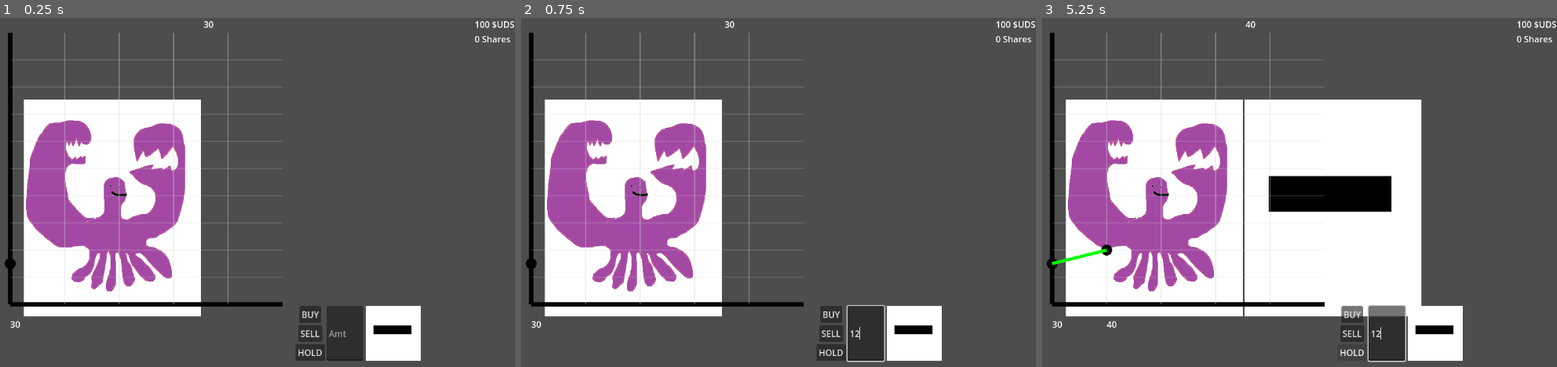
Above: before the commit, frames 1-3 (left to right).
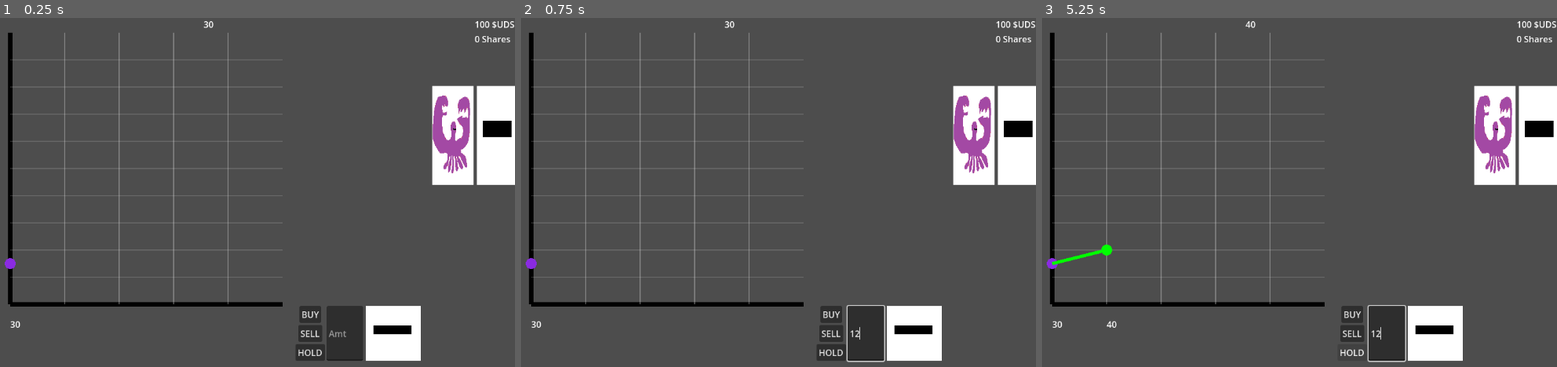
Above: after the commit, the same moments.

Repository: absentnot/GGJ-25
Game: Godot game, scene res://scenes/main.tscn
Same seed, same stepped clock (60 frames per second), same inputs: the game is played once before the commit and once after it.
Inputs (mouse positions are in pixels of both pictures, inside the frame that each line leads up to):
- Up to frame 1 (0.25 s): no input
- Up to frame 2 (0.75 s): click (866, 332) at 0.52 s; type "12" at 0.6 s
- Up to frame 3 (5.25 s): click "BUY" at 1.25 s; click "SELL" at 2 s; click "HOLD" at 2.75 s; click "BUY" at 3.5 s; click "SELL" at 4.25 s; click "HOLD" at 5 s

The runs differ from the first frame. In frame 1, 26% of the frame differs, in the area x 0-100%, y 19-86%; in frame 2, 26%; in frame 3, 47%.

Commit message:
Crab reasonably placed

Diff:
--- a/scenes/roundThree.tscn
+++ b/scenes/roundThree.tscn
@@ -11,13 +11,15 @@
 script = ExtResource("1_skeiq")
 
 [node name="VBoxContainer" type="VBoxContainer" parent="."]
-offset_left = 250.0
-offset_top = 150.0
-offset_right = 464.0
-offset_bottom = 519.0
-scale = Vector2(0.880002, 1.08)
+offset_left = 1000.0
+offset_top = 125.0
+offset_right = 1100.0
+offset_bottom = 225.0
+scale = Vector2(1.52286, 3.64)
+size_flags_horizontal = 4
+size_flags_vertical = 4
 
 [node name="SenShellstrong" type="HBoxContainer" parent="VBoxContainer"]
+custom_minimum_size = Vector2(0, 50)
 layout_mode = 2
-size_flags_vertical = 3
 script = ExtResource("2_8sk8o")
--- a/scripts/agents/agent.gd
+++ b/scripts/agents/agent.gd
@@ -11,10 +11,10 @@
 	add_to_group("AgentGroup")
 	var sprite = TextureRect.new()
 	sprite.set_texture(load("res://assets/" + spriteName))
-	sprite.set_stretch_mode(TextureRect.STRETCH_SCALE)
 	sprite.set_expand_mode(TextureRect.EXPAND_FIT_WIDTH)
 	add_child(sprite)
 	orderVisualizer = OrderVisualizer.new()
+	orderVisualizer.updateOrder(Order.OrderType.HOLD)
 	add_child(orderVisualizer)
 
 # Called every frame. 'delta' is the elapsed time since the previous frame.
--- a/scripts/priceDisplay.gd
+++ b/scripts/priceDisplay.gd
@@ -69,14 +69,16 @@
 	var prevY = 0
 	for i in range(points.size()):
 		var point = points[i]
-		draw_circle(point, dotRadius, black)
+		var thisY = point.y
+		var lineColor = Color.BLUE_VIOLET
+		if(prevY < thisY):
+			lineColor = red
+		if(prevY > thisY):
+			lineColor = green
 		if(i > 0):
-			var thisY = point.y
-			var lineColor = Color.BLUE_VIOLET
 			# The logic here is inverted, since points are stored as max - price.
-			if(prevY < thisY):
-				lineColor = red
-			if(prevY > thisY):
-				lineColor = green
 			draw_line(points[i-1], point, lineColor, lineWidth)
+			draw_circle(point, dotRadius, lineColor)
+		else:
+			draw_circle(point,dotRadius, Color.BLUE_VIOLET)
 		prevY = point.y
